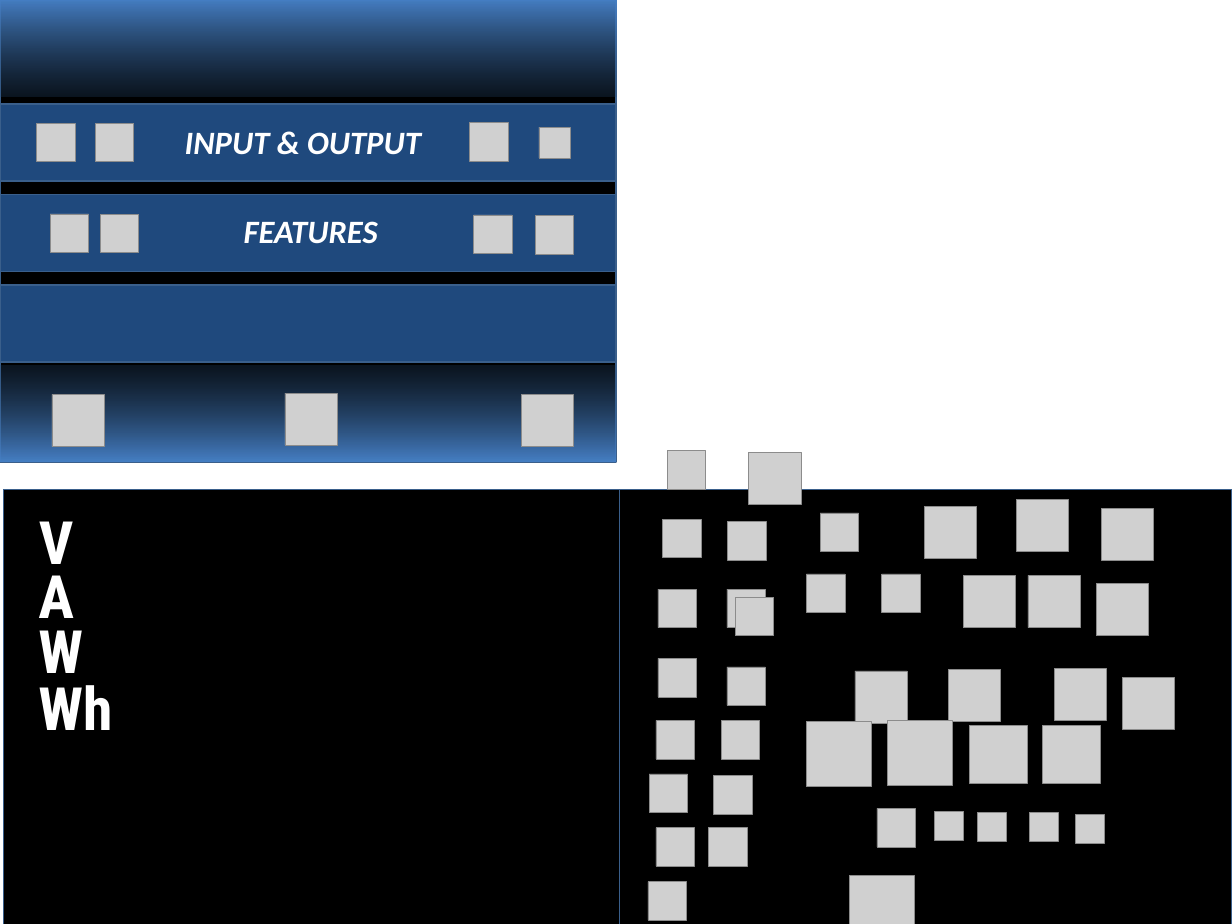
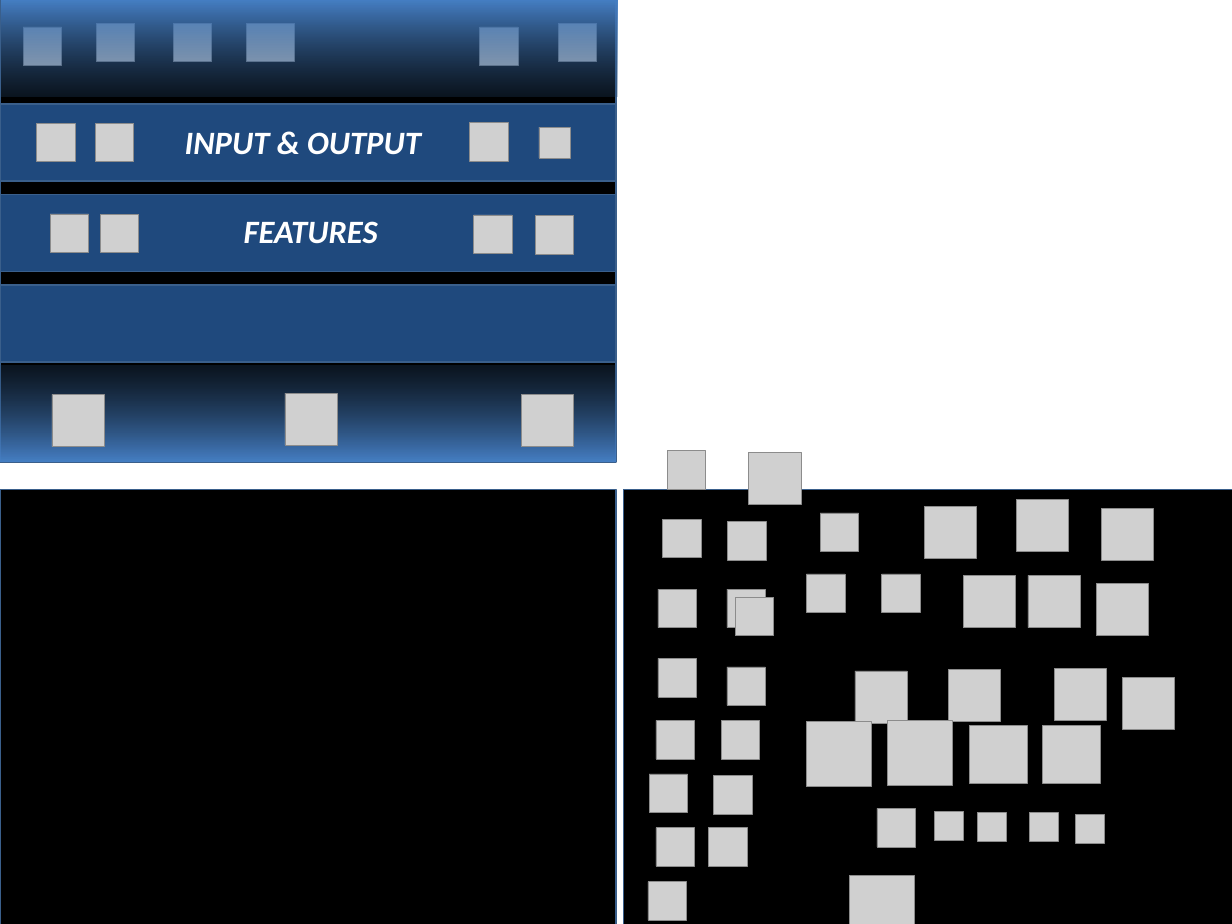
Before and after one commit to a-kbv/ESP32_NEXTION_PORTABLE_POWER_STATION, a slide deck: slide 3 of DESIGN/POWER_STATION.pptx. Drawn at 1232x924 pixels with LibreOffice and Linux fonts; fonts in the diff are those of the drawing; grey boxes stand for pictures. Boxes give left, top, right and bottom in pixels: in the first picture for what was removed or moved away, otherwise in the second. Text is boxed around its words. In the diff, an @@ line names an element or a change of style, - is before the commit and + after.

```diff
--- a/DESIGN/POWER_STATION.pptx
+++ b/DESIGN/POWER_STATION.pptx
@@ picture added at <box>23,27,62,66</box> @@
@@ picture added at <box>96,23,135,62</box> @@
@@ picture added at <box>173,23,212,62</box> @@
@@ picture added at <box>246,23,294,62</box> @@
@@ picture added at <box>480,27,518,66</box> @@
@@ picture added at <box>558,23,597,62</box> @@
@@ rectangle: place and size @@
-rectangle at <box>616,489,1232,924</box>
+rectangle at <box>624,489,1232,924</box>
@@ text removed at <box>39,521,74,579</box> @@
-V
@@ text removed at <box>38,563,74,633</box> @@
-A
@@ text removed at <box>38,630,83,688</box> @@
-W
@@ text removed at <box>38,685,112,730</box> @@
-Wh
```
Also in this commit, not shown: 3 other slides changed.
